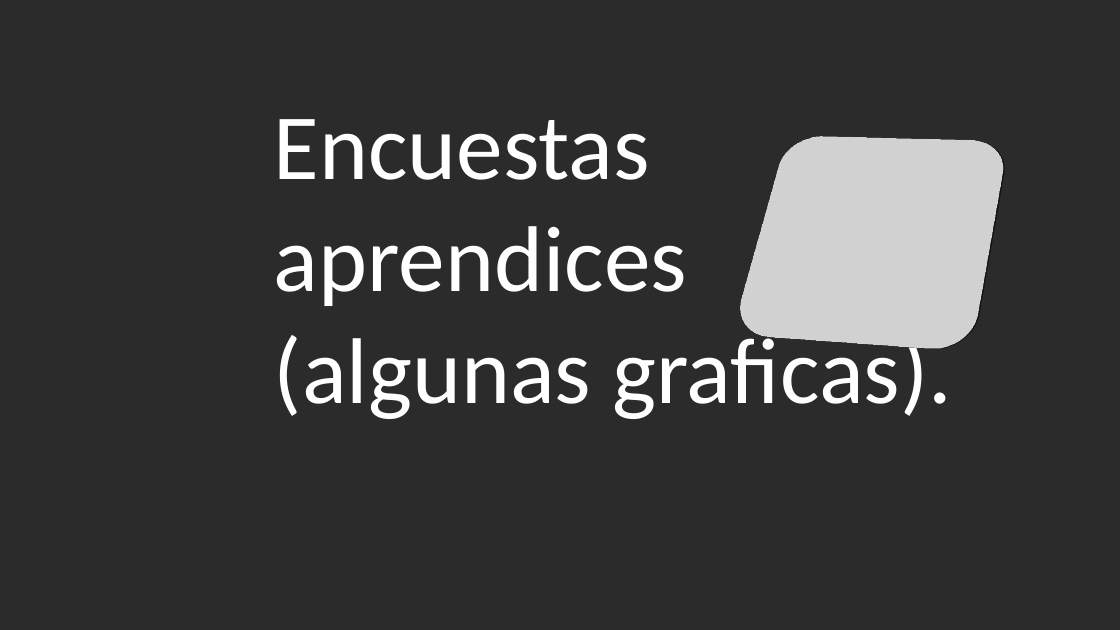
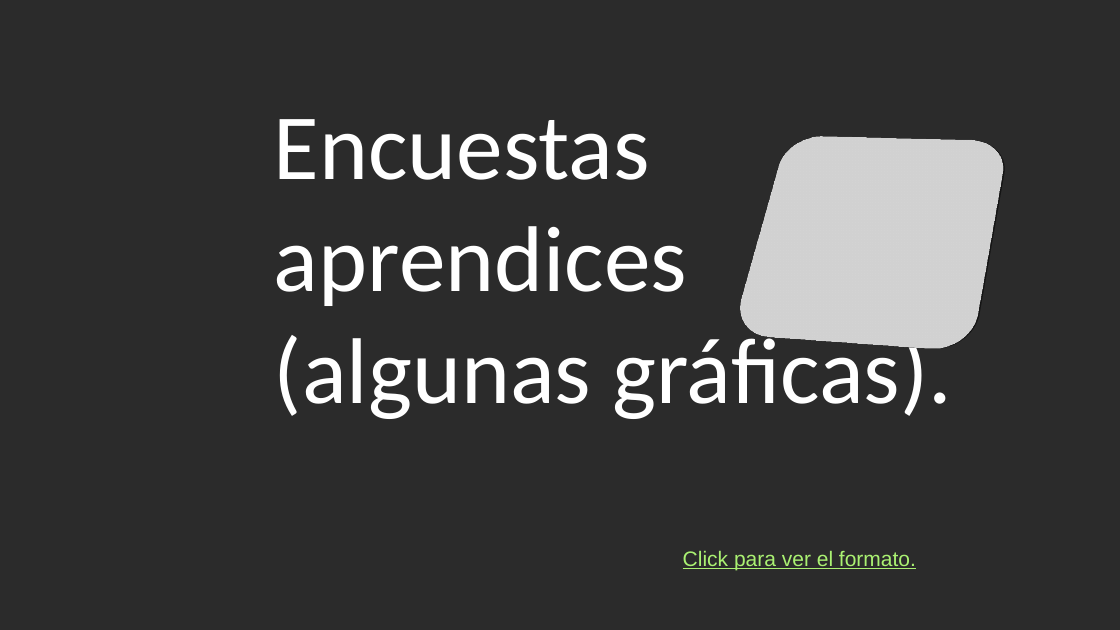
Before and after one commit to Qrlean/Proyecto, a slide deck: slide 10 of QR LEANpptx.pptx. Drawn at 1120x630 pixels with LibreOffice and Linux fonts; fonts in the diff are those of the drawing; grey boxes stand for pictures; background and template pictures are left out; a plain dark background stands for a picture behind light text. Boxes give left, top, right and bottom in pixels: in the first picture for what was removed or moved away, otherwise in the second. Text is boxed around its words. In the diff, an @@ line names an element or a change of style, - is before the commit and + after.

```diff
--- a/QR LEANpptx.pptx
+++ b/QR LEANpptx.pptx
@@ text at <box>274,119,952,419</box>: text changed @@
-Encuestas aprendices (algunas graficas).
+Encuestas aprendices (algunas gráficas).
@@ text added at <box>683,550,916,570</box>, 18 pt, text #AAF172, underline @@
+Click para ver el formato.
```
Also in this commit, not shown: 3 other slides changed, 1 other file.
